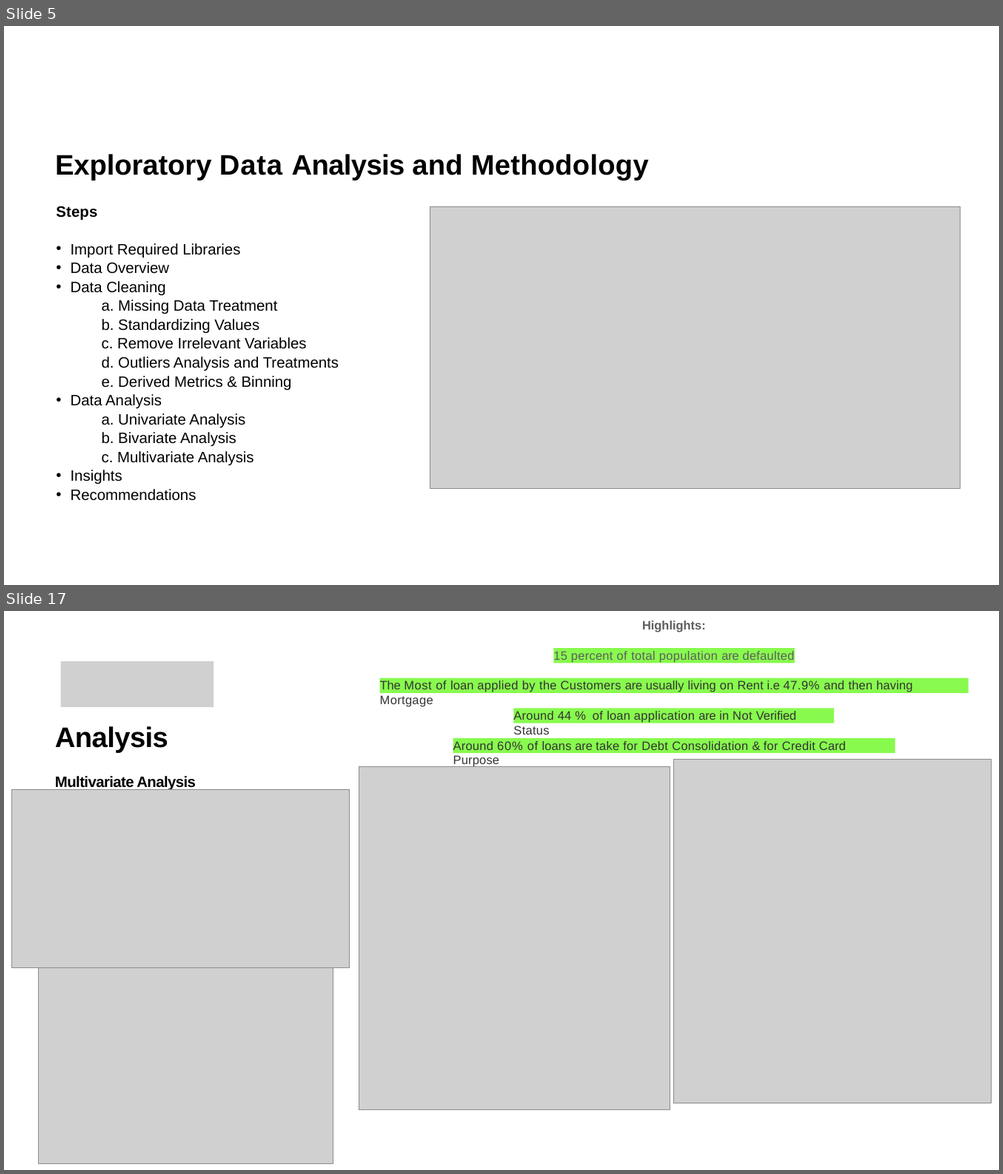
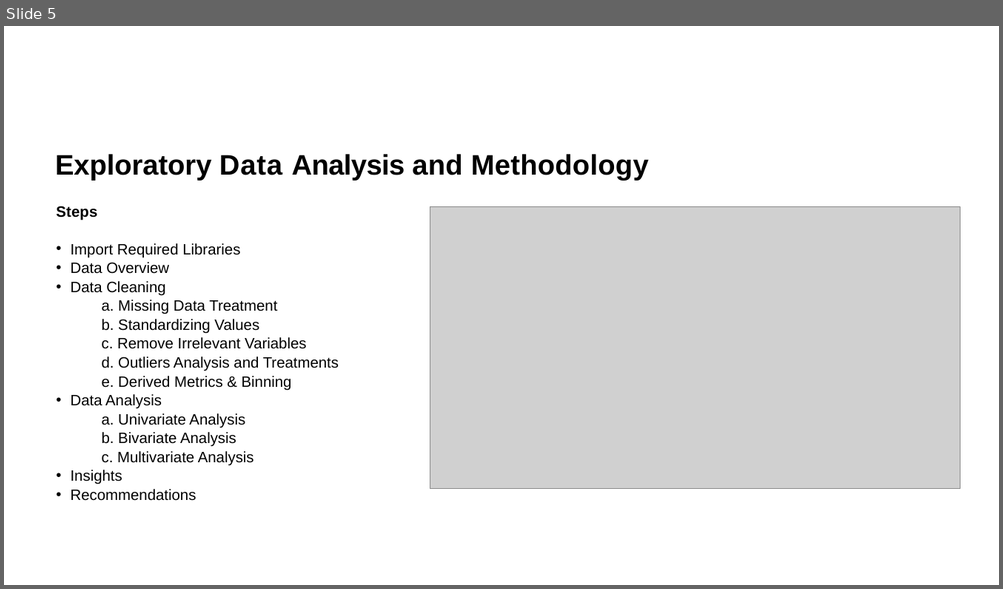
Before and after one commit to sreegithub19/upgrad, a slide deck: 2_Course_continuation/1_Statistics_essentials/2_Lending_club_case_study/LendingClubCaseStudy.pptx. Shown one above the other, each under a label of ours: slides 5 and 17 before the commit, slide 5 after it; the slides between them are not shown. The pictures are 1003x1174 and 1003x589 pixels, drawn with LibreOffice and Linux fonts; fonts in the diff are those of the drawing; grey boxes stand for pictures; background and template pictures are left out. Boxes give left, top, right and bottom in pixels: in the first picture for what was removed or moved away, otherwise in the second. Text is boxed around its words. In the diff, an @@ line names an element or a change of style, - is before the commit and + after.

```diff
--- a/2_Course_continuation/1_Statistics_essentials/2_Lending_club_case_study/LendingClubCaseStudy.pptx
+++ b/2_Course_continuation/1_Statistics_essentials/2_Lending_club_case_study/LendingClubCaseStudy.pptx
@@ slide 17 removed at (x1=4, y1=611, x2=999, y2=1170), background #FFFFFF @@
@@ text removed at (x1=642, y1=621, x2=706, y2=632) @@
-Highlights:
@@ rectangle removed at (x1=554, y1=648, x2=794, y2=663) @@
-15 percent of total population are defaulted
@@ picture removed at (x1=60, y1=661, x2=213, y2=707) @@
@@ rectangle removed at (x1=380, y1=678, x2=968, y2=693) @@
-The Most of loan applied by the Customers are usually living on Rent i.e 47.9% and then having Mortgage
@@ rectangle removed at (x1=513, y1=708, x2=834, y2=723) @@
-Around 44 % of loan application are in Not Verified Status
@@ text removed at (x1=55, y1=726, x2=196, y2=790) @@
-Analysis
-Multivariate Analysis
@@ rectangle removed at (x1=452, y1=738, x2=894, y2=753) @@
-Around 60% of loans are take for Debt Consolidation & for Credit Card Purpose
@@ picture removed at (x1=674, y1=759, x2=991, y2=1103) @@
@@ picture removed at (x1=359, y1=766, x2=670, y2=1110) @@
@@ picture removed at (x1=11, y1=789, x2=350, y2=968) @@
@@ picture removed at (x1=38, y1=968, x2=333, y2=1164) @@
```
Also in this commit, not shown: 12 slides changed, 3 slides added, 4 other slides removed.
